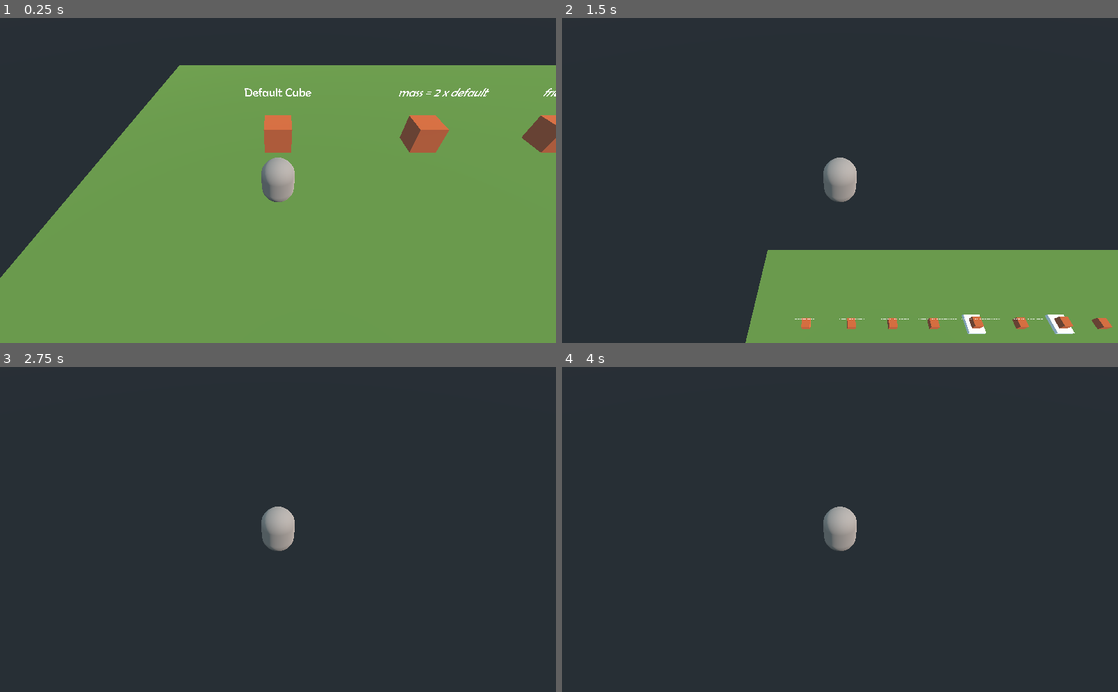
Above: before the commit, frames 1-4 (two rows, left to right).
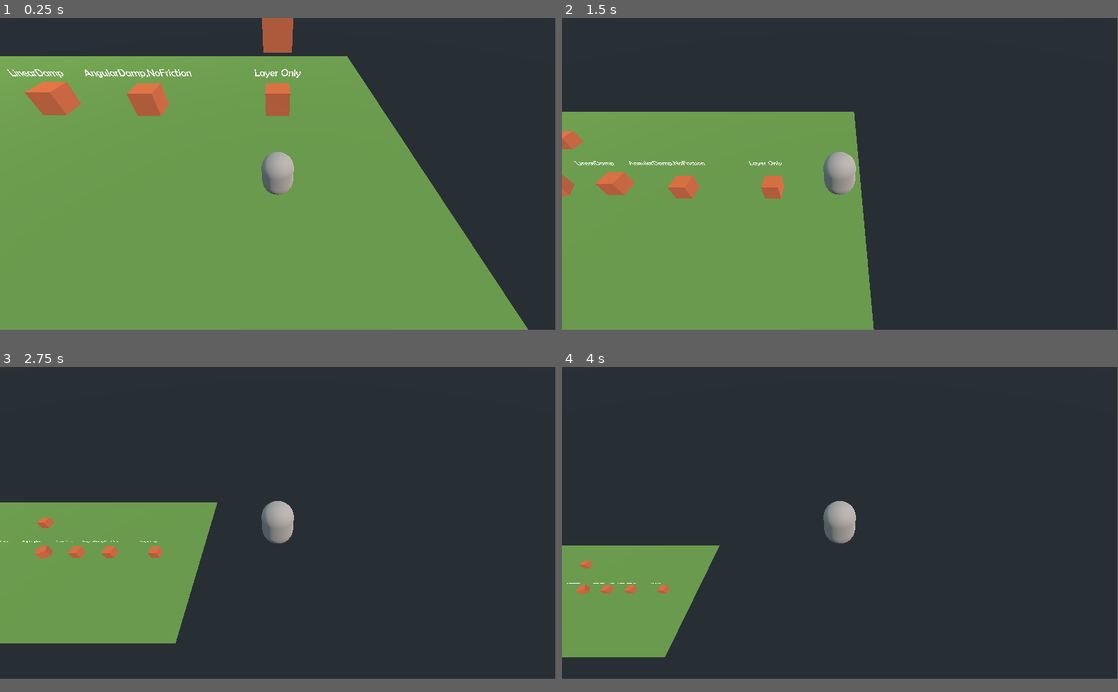
Above: after the commit, the same moments.

Repository: TinyLegions/godot_3d_physics_tutorial
Game: Godot game, scene res://Main.tscn
Same seed, same stepped clock (60 frames per second), same inputs: the game is played once before the commit and once after it.
Inputs:
- Up to frame 1 (0.25 s): no input
- Up to frame 2 (1.5 s): tap Enter (ui_accept) at 0.5, 0.6, 0.77, 1.07, 1.35 s; hold Right (ui_right) 0.53-1.28 s; hold Down (ui_down) from 1.28 s (still down)
- Up to frame 3 (2.75 s): tap Enter (ui_accept) at 1.52, 1.82, 2.1 s; release Down (ui_down) at 2.03 s; hold Right (ui_right) from 2.03 s (still down)
- Up to frame 4 (4 s): release Right (ui_right) at 2.78 s; hold Up (ui_up) 2.78-3.53 s; tap Enter (ui_accept) at 2.85, 3.02, 3.32, 3.6, 3.77 s; hold Left (ui_left) from 3.53 s (still down)
In our replay, the window is 800x468 before the commit and 799x449 after it. These sizes can differ from the game's own. Grey fills any space a smaller window leaves; there, only what the larger window draws over its background counts as a difference.

The runs differ from the first frame. In frame 1, 31% of the frame differs, in the area x 0-100%, y 0-96%; in frame 2, 44%, in the area x 0-100%, y 0-100%; in frame 3, 16%; in frame 4, 8.3%.

Commit message:
Some updates

Diff:
--- /dev/null
+++ b/Main.gd
@@ -0,0 +1,18 @@
+extends Spatial
+
+
+# Declare member variables here. Examples:
+# var a = 2
+# var b = "text"
+
+
+# Called when the node enters the scene tree for the first time.
+func _ready():
+#	OS.window_fullscreen = true
+
+	pass # Replace with function body.
+
+
+# Called every frame. 'delta' is the elapsed time since the previous frame.
+#func _process(delta):
+#	pass
--- a/Main.tscn
+++ b/Main.tscn
@@ -1,73 +1,80 @@
-[gd_scene load_steps=41 format=2]
+[gd_scene load_steps=43 format=2]
 
 [ext_resource path="res://character.gd" type="Script" id=1]
 [ext_resource path="res://DefaultCube.tscn" type="PackedScene" id=2]
 [ext_resource path="res://Description.tscn" type="PackedScene" id=3]
-
-[sub_resource type="PhysicsMaterial" id=3]
-
-[sub_resource type="BoxShape" id=9]
+[ext_resource path="res://Main.gd" type="Script" id=4]
+
+[sub_resource type="PhysicsMaterial" id=1]
+
+[sub_resource type="BoxShape" id=2]
 extents = Vector3( 100, 1, 20 )
 
-[sub_resource type="PlaneMesh" id=5]
+[sub_resource type="PlaneMesh" id=3]
 size = Vector2( 200, 40 )
 
-[sub_resource type="SpatialMaterial" id=8]
+[sub_resource type="SpatialMaterial" id=4]
 albedo_color = Color( 0.4, 0.529412, 0.227451, 1 )
 
-[sub_resource type="CapsuleShape" id=6]
-
-[sub_resource type="CapsuleMesh" id=7]
-
-[sub_resource type="SpatialMaterial" id=10]
+[sub_resource type="CapsuleShape" id=5]
+
+[sub_resource type="CapsuleMesh" id=6]
+
+[sub_resource type="SpatialMaterial" id=7]
 albedo_color = Color( 0.65098, 0.580392, 0.537255, 1 )
 
-[sub_resource type="ViewportTexture" id=11]
+[sub_resource type="ViewportTexture" id=8]
+
+[sub_resource type="ViewportTexture" id=9]
+
+[sub_resource type="ViewportTexture" id=10]
+
+[sub_resource type="PhysicsMaterial" id=11]
+friction = 2.0
 
 [sub_resource type="ViewportTexture" id=12]
 
-[sub_resource type="ViewportTexture" id=13]
-
-[sub_resource type="PhysicsMaterial" id=14]
-friction = 2.0
-
-[sub_resource type="ViewportTexture" id=15]
-
-[sub_resource type="PhysicsMaterial" id=16]
+[sub_resource type="PhysicsMaterial" id=13]
 friction = 2.0
 rough = true
 
-[sub_resource type="ViewportTexture" id=17]
-
-[sub_resource type="PhysicsMaterial" id=18]
+[sub_resource type="ViewportTexture" id=14]
+
+[sub_resource type="PhysicsMaterial" id=15]
 friction = 2.0
 rough = true
 
-[sub_resource type="ViewportTexture" id=19]
-
-[sub_resource type="ViewportTexture" id=25]
-
-[sub_resource type="PhysicsMaterial" id=20]
+[sub_resource type="ViewportTexture" id=16]
+
+[sub_resource type="ViewportTexture" id=17]
+
+[sub_resource type="PhysicsMaterial" id=18]
 friction = 3.0
 rough = true
 
-[sub_resource type="CubeMesh" id=21]
+[sub_resource type="CubeMesh" id=19]
 size = Vector3( 4, 2, 4 )
 
-[sub_resource type="BoxShape" id=22]
+[sub_resource type="BoxShape" id=20]
 extents = Vector3( 2, 1, 2 )
 
-[sub_resource type="PhysicsMaterial" id=26]
+[sub_resource type="PhysicsMaterial" id=21]
 bounce = 1.0
 absorbent = true
 
+[sub_resource type="ViewportTexture" id=22]
+
 [sub_resource type="ViewportTexture" id=23]
-
-[sub_resource type="ViewportTexture" id=27]
 
 [sub_resource type="PhysicsMaterial" id=24]
 bounce = 1.0
 
+[sub_resource type="ViewportTexture" id=25]
+
+[sub_resource type="ViewportTexture" id=26]
+
+[sub_resource type="ViewportTexture" id=27]
+
 [sub_resource type="ViewportTexture" id=28]
 
 [sub_resource type="ViewportTexture" id=29]
@@ -80,59 +87,60 @@
 
 [sub_resource type="ViewportTexture" id=33]
 
-[sub_resource type="ViewportTexture" id=40]
-
 [sub_resource type="ViewportTexture" id=34]
 
 [sub_resource type="ViewportTexture" id=35]
 
+[sub_resource type="ViewportTexture" id=38]
+
+[sub_resource type="PhysicsMaterial" id=37]
+friction = 0.0
+
 [sub_resource type="ViewportTexture" id=36]
 
-[sub_resource type="ViewportTexture" id=37]
-
-[sub_resource type="ViewportTexture" id=38]
-
-[sub_resource type="PhysicsMaterial" id=39]
-friction = 0.0
-
 [node name="Main" type="Spatial"]
+script = ExtResource( 4 )
 
 [node name="Surface" type="RigidBody" parent="."]
 mode = 1
 mass = 10.0
-physics_material_override = SubResource( 3 )
+physics_material_override = SubResource( 1 )
 gravity_scale = 2.0
 
 [node name="CollisionShape" type="CollisionShape" parent="Surface"]
 transform = Transform( 1, 0, 0, 0, 1, 0, 0, 0, 1, 0, -1, 0 )
-shape = SubResource( 9 )
+shape = SubResource( 2 )
 
 [node name="MeshInstance" type="MeshInstance" parent="Surface"]
-mesh = SubResource( 5 )
-material/0 = SubResource( 8 )
+mesh = SubResource( 3 )
+material/0 = SubResource( 4 )
 
 [node name="Player" type="RigidBody" parent="."]
-transform = Transform( 1, 0, 0, 0, -1.62921e-07, -1, 0, 1, -1.62921e-07, -86, 2, 5 )
+transform = Transform( 1, 0, 0, 0, -1.62921e-07, -1, 0, 1, -1.62921e-07, 89, 2, 8 )
 mode = 2
+contacts_reported = 1
+contact_monitor = true
+can_sleep = false
 script = ExtResource( 1 )
 magnitude = 20
 
 [node name="CollisionShape" type="CollisionShape" parent="Player"]
-shape = SubResource( 6 )
+shape = SubResource( 5 )
 
 [node name="MeshInstance" type="MeshInstance" parent="Player"]
-mesh = SubResource( 7 )
-material/0 = SubResource( 10 )
+mesh = SubResource( 6 )
+material/0 = SubResource( 7 )
 
 [node name="Camera" type="Camera" parent="Player"]
 transform = Transform( 1, 0, 0, 0, -0.707107, 0.707107, 0, -0.707107, -0.707107, 0, 10, -10 )
+current = true
 
 [node name="DirectionalLight" type="DirectionalLight" parent="."]
 transform = Transform( 0.710738, 0.269462, 0.649801, -0.703457, 0.272251, 0.656527, 0, -0.923726, 0.383054, 0, 11.7631, 0 )
 
 [node name="Description" parent="." instance=ExtResource( 3 )]
 transform = Transform( 1, 0, 0, 0, 1, 0, 0, 0, 1, -86, 5, 0 )
-texture = SubResource( 11 )
+texture = SubResource( 8 )
 text = "Default Cube"
 
 [node name="DefaultCube" parent="." instance=ExtResource( 2 )]
@@ -140,7 +148,7 @@
 
 [node name="Description2" parent="." instance=ExtResource( 3 )]
 transform = Transform( 1, 0, 0, 0, 1, 0, 0, 0, 1, -75, 5, 0 )
-texture = SubResource( 12 )
+texture = SubResource( 9 )
 text = "mass = 2 x default"
 
 [node name="HighMass" parent="." instance=ExtResource( 2 )]
@@ -149,156 +157,144 @@
 
 [node name="Description3" parent="." instance=ExtResource( 3 )]
 transform = Transform( 1, 0, 0, 0, 1, 0, 0, 0, 1, -65, 5, 0 )
-texture = SubResource( 13 )
+texture = SubResource( 10 )
 text = "friction = 2 x default"
 
 [node name="HighFriction" parent="." instance=ExtResource( 2 )]
 transform = Transform( 1, 0, 0, 0, 1, 0, 0, 0, 1, -65, 2, 0 )
-mass = 2.0
-physics_material_override = SubResource( 14 )
+physics_material_override = SubResource( 11 )
 
 [node name="Description4" parent="." instance=ExtResource( 3 )]
 transform = Transform( 1, 0, 0, 0, 1, 0, 0, 0, 1, -55, 5, 0 )
-texture = SubResource( 15 )
+texture = SubResource( 12 )
 text = "friction = 2 x default , rough"
 
 [node name="HighFriction2" parent="." instance=ExtResource( 2 )]
 transform = Transform( 1, 0, 0, 0, 1, 0, 0, 0, 1, -55, 2, 0 )
-mass = 2.0
-physics_material_override = SubResource( 16 )
+physics_material_override = SubResource( 13 )
 
 [node name="Description5" parent="." instance=ExtResource( 3 )]
 transform = Transform( 1, 0, 0, 0, 1, 0, 0, 0, 1, -45, 5, 0 )
-texture = SubResource( 17 )
+texture = SubResource( 14 )
 text = "friction = 2 x default , rough"
 
 [node name="HighFriction3" parent="." instance=ExtResource( 2 )]
 transform = Transform( 1, 0, 0, 0, 1, 0, 0, 0, 1, -45, 2, 0 )
-mass = 2.0
-physics_material_override = SubResource( 18 )
+physics_material_override = SubResource( 15 )
 
 [node name="Description6" parent="." instance=ExtResource( 3 )]
 transform = Transform( 1, 0, 0, 0, 1, 0, 0, 0, 1, -45, 1, 4 )
-texture = SubResource( 19 )
+texture = SubResource( 16 )
 text = "friction = 3 x default , rough"
 
 [node name="Description9" parent="." instance=ExtResource( 3 )]
 transform = Transform( 1, 0, 0, 0, 1, 0, 0, 0, 1, -24, 1, 4 )
-texture = SubResource( 25 )
+texture = SubResource( 17 )
 text = "bounce = 1, absorbent"
 
 [node name="RoughSurface" type="StaticBody" parent="."]
 transform = Transform( 1, 0, 0, 0, 1, 0, 0, 0, 1, -45, 0, 0 )
-physics_material_override = SubResource( 20 )
+physics_material_override = SubResource( 18 )
 
 [node name="MeshInstance" type="MeshInstance" parent="RoughSurface"]
-mesh = SubResource( 21 )
+mesh = SubResource( 19 )
 material/0 = null
 
 [node name="CollisionShape" type="CollisionShape" parent="RoughSurface"]
-shape = SubResource( 22 )
+shape = SubResource( 20 )
 
 [node name="RoughSurface2" type="StaticBody" parent="."]
 transform = Transform( 1, 0, 0, 0, 1, 0, 0, 0, 1, -24, 0, 0 )
-physics_material_override = SubResource( 26 )
+physics_material_override = SubResource( 21 )
 
 [node name="MeshInstance" type="MeshInstance" parent="RoughSurface2"]
-mesh = SubResource( 21 )
+mesh = SubResource( 19 )
 material/0 = null
 
 [node name="CollisionShape" type="CollisionShape" parent="RoughSurface2"]
-shape = SubResource( 22 )
+shape = SubResource( 20 )
 
 [node name="Description7" parent="." instance=ExtResource( 3 )]
 transform = Transform( 1, 0, 0, 0, 1, 0, 0, 0, 1, -34, 5, 0 )
-texture = SubResource( 23 )
+texture = SubResource( 22 )
 text = "bounce = 1, character"
 
 [node name="Description8" parent="." instance=ExtResource( 3 )]
 transform = Transform( 1, 0, 0, 0, 1, 0, 0, 0, 1, -24, 5, 0 )
-texture = SubResource( 27 )
+texture = SubResource( 23 )
 text = "bounce = 1, character"
 
 [node name="HighBounce" parent="." instance=ExtResource( 2 )]
 transform = Transform( 1, 0, 0, 0, 1, 0, 0, 0, 1, -34, 2, 0 )
 mode = 2
-mass = 2.0
 physics_material_override = SubResource( 24 )
 
 [node name="HighBounce2" parent="." instance=ExtResource( 2 )]
 transform = Transform( 1, 0, 0, 0, 1, 0, 0, 0, 1, -24, 3, 0 )
 mode = 2
-mass = 2.0
 physics_material_override = SubResource( 24 )
 
 [node name="Description10" parent="." instance=ExtResource( 3 )]
 transform = Transform( 1, 0, 0, 0, 1, 0, 0, 0, 1, -14, 5, 0 )
-texture = SubResource( 28 )
+texture = SubResource( 25 )
 text = "Gravity Scale x 2"
 
 [node name="HighGravity" parent="." instance=ExtResource( 2 )]
 transform = Transform( 1, 0, 0, 0, 1, 0, 0, 0, 1, -14, 3, 0 )
-mass = 2.0
 gravity_scale = 2.0
 
 [node name="Description11" parent="." instance=ExtResource( 3 )]
 transform = Transform( 1, 0, 0, 0, 1, 0, 0, 0, 1, -5, 5, 0 )
-texture = SubResource( 29 )
+texture = SubResource( 26 )
 text = "Custom Integrator"
 
 [node name="CustomIntegrator" parent="." instance=ExtResource( 2 )]
 transform = Transform( 1, 0, 0, 0, 1, 0, 0, 0, 1, -5, 3, 0 )
-mass = 2.0
 custom_integrator = true
 
 [node name="Description12" parent="." instance=ExtResource( 3 )]
 transform = Transform( 1, 0, 0, 0, 1, 0, 0, 0, 1, 4, 5, 0 )
-texture = SubResource( 30 )
+texture = SubResource( 27 )
 text = "No Continuous Detection"
 
 [node name="NoContinuousDetection" parent="." instance=ExtResource( 2 )]
 transform = Transform( 1, 0, 0, 0, 1, 0, 0, 0, 1, 4, 3, 0 )
-mass = 2.0
 
 [node name="Description13" parent="." instance=ExtResource( 3 )]
 transform = Transform( 1, 0, 0, 0, 1, 0, 0, 0, 1, 13, 5, 0 )
-texture = SubResource( 31 )
+texture = SubResource( 28 )
 text = "Continuous Detection"
 
 [node name="ContinuousDetection" parent="." instance=ExtResource( 2 )]
 transform = Transform( 1, 0, 0, 0, 1, 0, 0, 0, 1, 13, 3, 0 )
-mass = 2.0
 continuous_cd = true
 
 [node name="Description14" parent="." instance=ExtResource( 3 )]
 transform = Transform( 1, 0, 0, 0, 1, 0, 0, 0, 1, 21, 5, 0 )
-texture = SubResource( 32 )
+texture = SubResource( 29 )
 text = "Sleeping"
 
 [node name="Sleeping" parent="." instance=ExtResource( 2 )]
 transform = Transform( 1, 0, 0, 0, 1, 0, 0, 0, 1, 21, 3, 0 )
-mass = 2.0
 continuous_cd = true
 sleeping = true
 
 [node name="Description15" parent="." instance=ExtResource( 3 )]
 transform = Transform( 1, 0, 0, 0, 1, 0, 0, 0, 1, 29, 5, 0 )
-texture = SubResource( 33 )
+texture = SubResource( 30 )
 text = "CanSleep"
 
 [node name="CanSleep" parent="." instance=ExtResource( 2 )]
 transform = Transform( 1, 0, 0, 0, 1, 0, 0, 0, 1, 29, 3, 0 )
-mass = 2.0
 continuous_cd = true
 
 [node name="Description21" parent="." instance=ExtResource( 3 )]
 transform = Transform( 1, 0, 0, 0, 1, 0, 0, 0, 1, 45, 5, 0 )
-texture = SubResource( 40 )
+texture = SubResource( 31 )
 text = "AxisLock"
 
 [node name="AxisLock" parent="." instance=ExtResource( 2 )]
 transform = Transform( 0.866025, 0.433013, -0.25, -0.5, 0.75, -0.433013, 0, 0.5, 0.866025, 45, 3, 0 )
-mass = 2.0
 continuous_cd = true
 axis_lock_linear_x = true
 axis_lock_linear_y = true
@@ -308,57 +304,71 @@
 
 [node name="Description16" parent="." instance=ExtResource( 3 )]
 transform = Transform( 1, 0, 0, 0, 1, 0, 0, 0, 1, 37, 5, 0 )
-texture = SubResource( 34 )
+texture = SubResource( 32 )
 text = "CannotSleep"
 
 [node name="CannotSleep" parent="." instance=ExtResource( 2 )]
 transform = Transform( 1, 0, 0, 0, 1, 0, 0, 0, 1, 37, 3, 0 )
-mass = 2.0
 continuous_cd = true
 can_sleep = false
 
 [node name="Description17" parent="." instance=ExtResource( 3 )]
 transform = Transform( 1, 0, 0, 0, 1, 0, 0, 0, 1, 55, 5, 0 )
-texture = SubResource( 35 )
+texture = SubResource( 33 )
 text = "HighLinear"
 
 [node name="HighLinear" parent="." instance=ExtResource( 2 )]
 transform = Transform( 1, 0, 0, 0, 1, 0, 0, 0, 1, 55, 3, 0 )
-mass = 2.0
 continuous_cd = true
 linear_velocity = Vector3( 0, 0, -10 )
 
 [node name="Description18" parent="." instance=ExtResource( 3 )]
 transform = Transform( 1, 0, 0, 0, 1, 0, 0, 0, 1, 62, 5, 0 )
-texture = SubResource( 36 )
+texture = SubResource( 34 )
 text = "HighAngular"
 
 [node name="HighAngular" parent="." instance=ExtResource( 2 )]
 transform = Transform( 1, 0, 0, 0, 1, 0, 0, 0, 1, 62, 3, 0 )
-mass = 2.0
 continuous_cd = true
 angular_velocity = Vector3( 0, 10, 0 )
 
 [node name="Description19" parent="." instance=ExtResource( 3 )]
 transform = Transform( 1, 0, 0, 0, 1, 0, 0, 0, 1, 70, 5, 0 )
-texture = SubResource( 37 )
+texture = SubResource( 35 )
 text = "LinearDamp"
 
 [node name="LinearDamp" parent="." instance=ExtResource( 2 )]
 transform = Transform( 1, 0, 0, 0, 1, 0, 0, 0, 1, 70, 3, 0 )
-mass = 2.0
 continuous_cd = true
 linear_damp = 10.0
 
-[node name="Description20" parent="." instance=ExtResource( 3 )]
+[node name="Description22" parent="." instance=ExtResource( 3 )]
 transform = Transform( 1, 0, 0, 0, 1, 0, 0, 0, 1, 78, 5, 0 )
 texture = SubResource( 38 )
 text = "AngularDamp,NoFriction"
 
 [node name="AngularDamp" parent="." instance=ExtResource( 2 )]
 transform = Transform( 1, 0, 0, 0, 1, 0, 0, 0, 1, 78, 3, 0 )
-mass = 2.0
-physics_material_override = SubResource( 39 )
+physics_material_override = SubResource( 37 )
 continuous_cd = true
 angular_damp = 2.0
-[connection signal="body_entered" from="Player" to="Player" method="_on_RigidBody3_body_entered"]
+
+[node name="Description20" parent="." instance=ExtResource( 3 )]
+transform = Transform( 1, 0, 0, 0, 1, 0, 0, 0, 1, 89, 5, 0 )
+texture = SubResource( 36 )
+text = "Layer Only"
+
+[node name="layeronly" parent="." instance=ExtResource( 2 )]
+transform = Transform( 1, 0, 0, 0, 1, 0, 0, 0, 1, 89, 3, 0 )
+collision_mask = 0
+physics_material_override = SubResource( 37 )
+continuous_cd = true
+angular_damp = 2.0
+
+[node name="layeronly2" parent="." instance=ExtResource( 2 )]
+transform = Transform( 1, 0, 0, 0, 1, 0, 0, 0, 1, 89, 8, 0 )
+collision_mask = 0
+physics_material_override = SubResource( 37 )
+continuous_cd = true
+angular_damp = 2.0
+[connection signal="body_entered" from="Player" to="Player" method="_on_Player_body_entered"]
--- a/character.gd
+++ b/character.gd
@@ -30,10 +30,10 @@
 		add_force(Vector3.RIGHT*magnitude,global_transform.origin)
 #		add_central_force(Vector3.BACK*magnitude)
 	if Input.is_action_just_pressed("ui_accept"):
-		apply_impulse(global_transform.origin,Vector3.UP*magnitude)
+		apply_impulse(global_transform.origin,Vector3.UP*magnitude*.25)
 
 
 
-func _on_RigidBody3_body_entered(body):
+func _on_Player_body_entered(body):
 	print(body)
 	pass # Replace with function body.
--- a/project.godot
+++ b/project.godot
@@ -19,6 +19,12 @@
 run/main_scene="res://Main.tscn"
 config/icon="res://icon.png"
 
+[display]
+
+window/size/width=1920
+window/size/height=1080
+window/size/borderless=true
+
 [rendering]
 
 environment/default_environment="res://default_env.tres"
